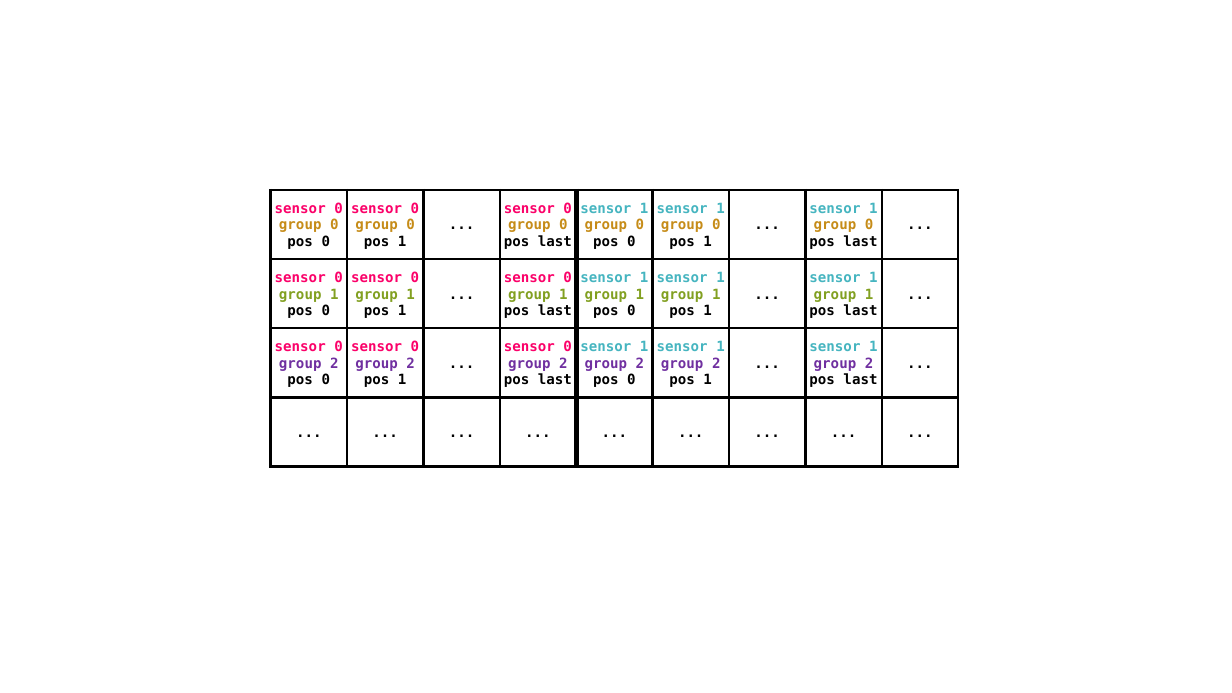
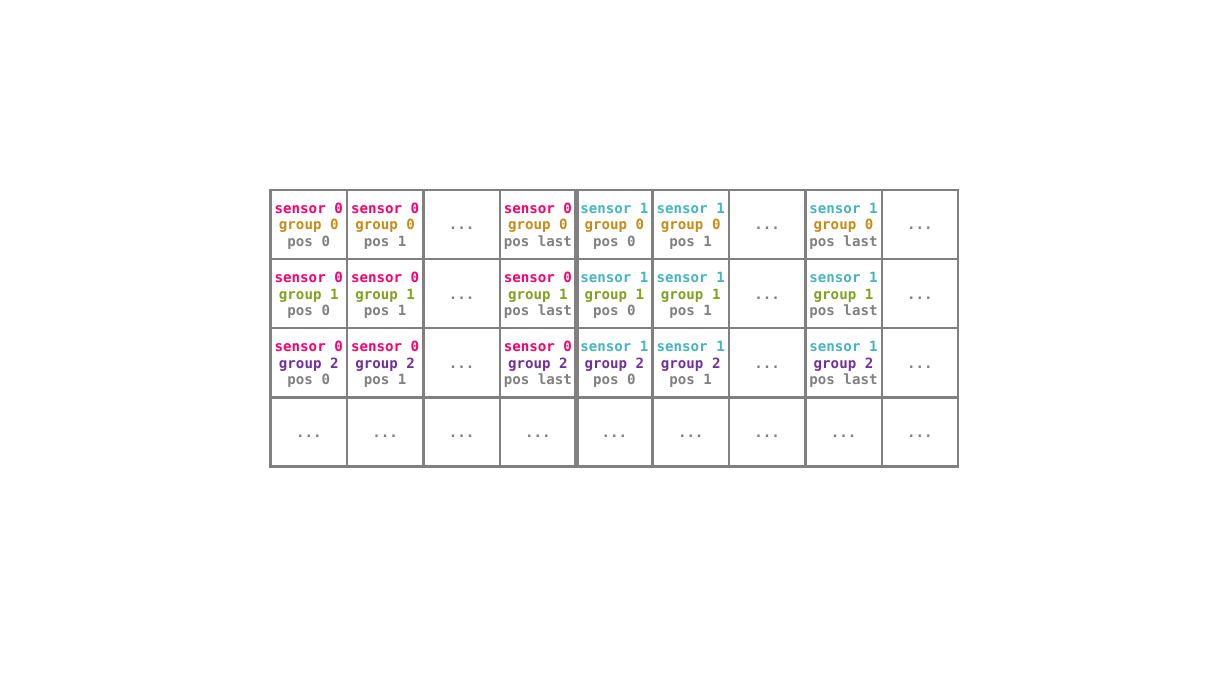
Before and after one commit to Lapo9/AutocorrelationCUDA, a slide deck: slide 2 of documentation/AlgorithmPresentation.pptx. Drawn at 1232x693 pixels with LibreOffice and Linux fonts; fonts in the diff are those of the drawing. Boxes give left, top, right and bottom in pixels: in the first picture for what was removed or moved away, otherwise in the second. Text is boxed around its words. In the diff, an @@ line names an element or a change of style, - is before the commit and + after.

```diff
--- a/documentation/AlgorithmPresentation.pptx
+++ b/documentation/AlgorithmPresentation.pptx
@@ table at [271,190,961,467] @@
@@ text colour #000000 to #808080 in "pos 0", "pos 1", "...", "pos last" and 32 more places @@
@@ borders changed @@
```
Also in this commit, not shown: 1 slide added, 4 other files.
